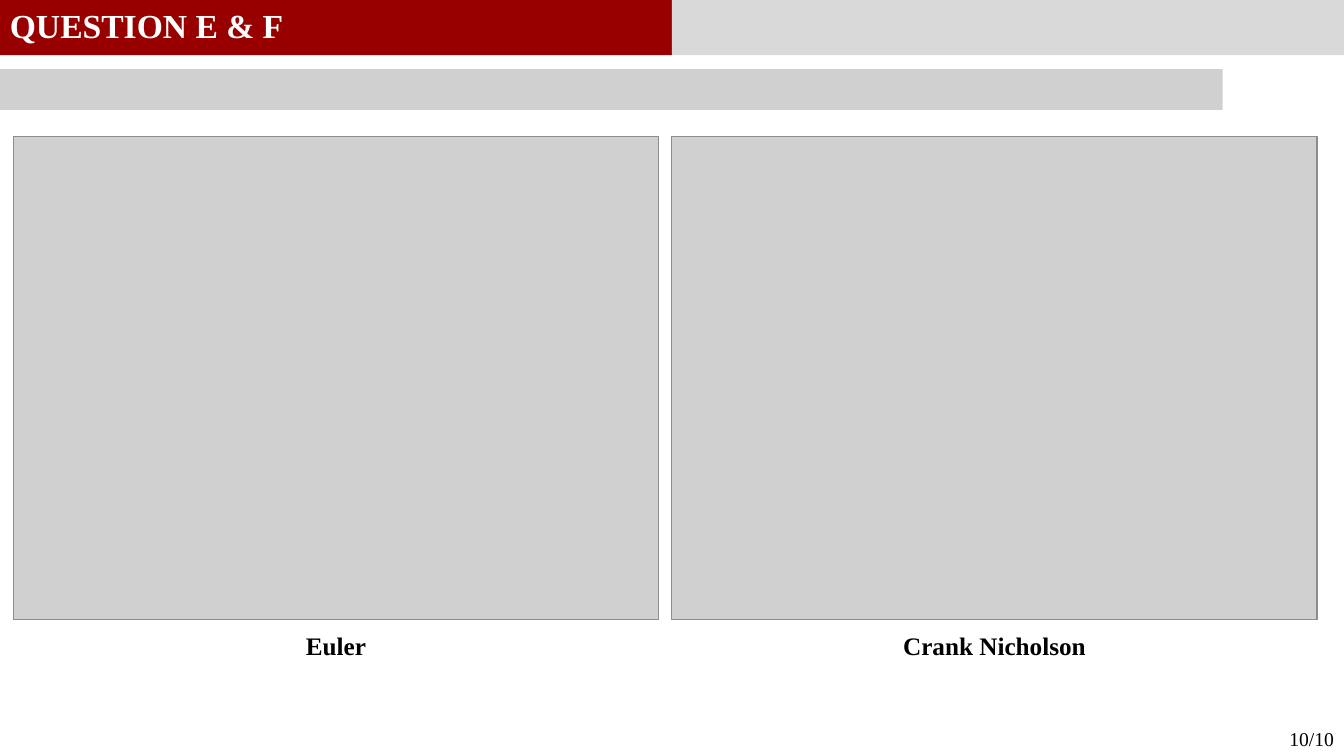
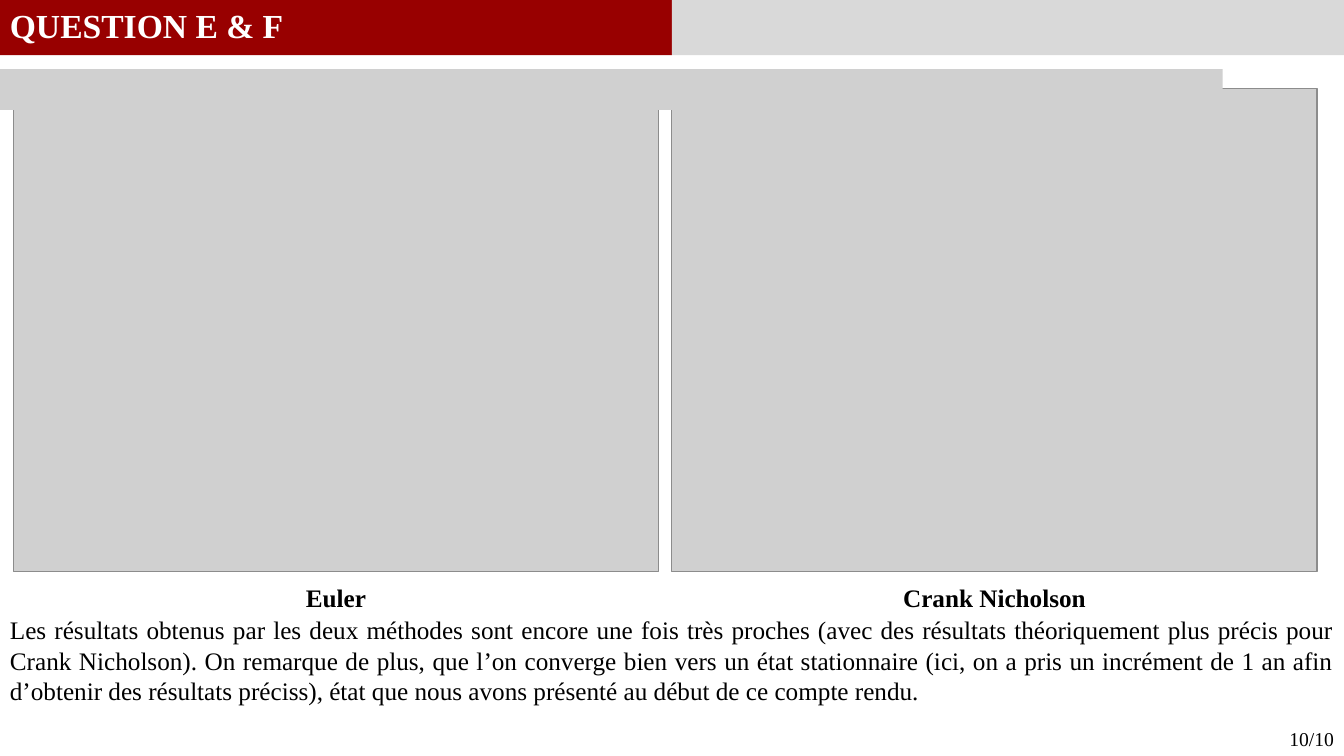
Before and after one commit to GauthierBRUNEL/MEC8211_devoir_2, a slide deck: slide 11 of doc/Rapport_Devoir2.pptx. Drawn at 1344x756 pixels with LibreOffice and Linux fonts; fonts in the diff are those of the drawing; grey boxes stand for pictures. Boxes give left, top, right and bottom in pixels: in the first picture for what was removed or moved away, otherwise in the second. Text is boxed around its words. In the diff, an @@ line names an element or a change of style, - is before the commit and + after.

Commit message:
MaJ compte rendu

```diff
--- a/doc/Rapport_Devoir2.pptx
+++ b/doc/Rapport_Devoir2.pptx
@@ 2 pictures, 2 texts: place and size @@
-2 pictures, 2 texts at [13,136,1318,656]
+2 pictures, 2 texts at [13,88,1318,608]
@@ text added at [10,621,1332,706], 18 pt, text #000000 @@
+Les résultats obtenus par les deux méthodes sont encore une fois très proches (avec des résultats théoriquement plus précis pour Crank Nicholson). On remarque de plus, que l’on converge bien vers un état stationnaire (ici, on a pris un incrément de 1 an afin d’obtenir des résultats préciss), état que nous avons présenté au début de ce compte rendu.
```
Also in this commit, not shown: 4 other slides changed.
